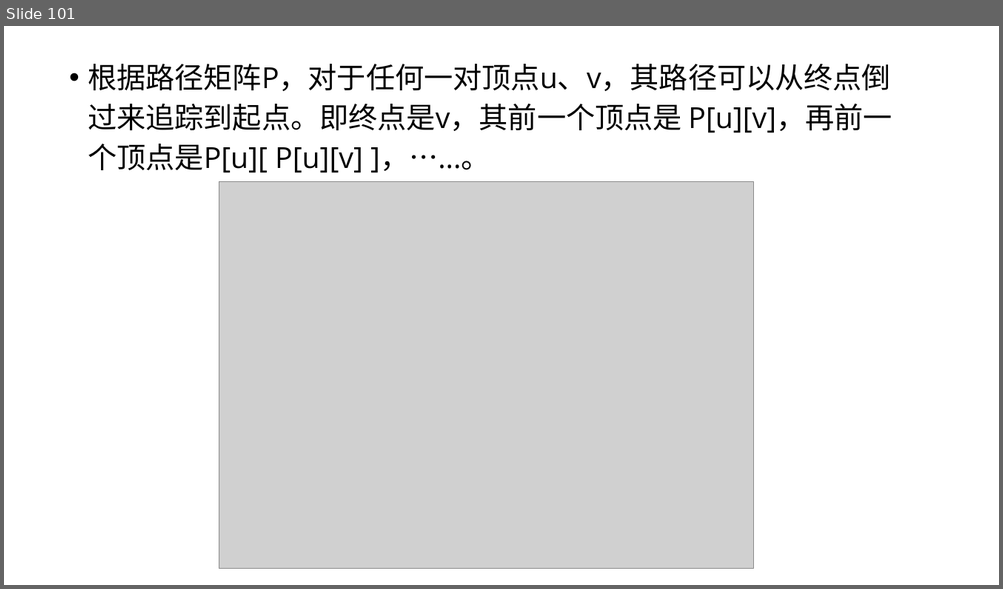
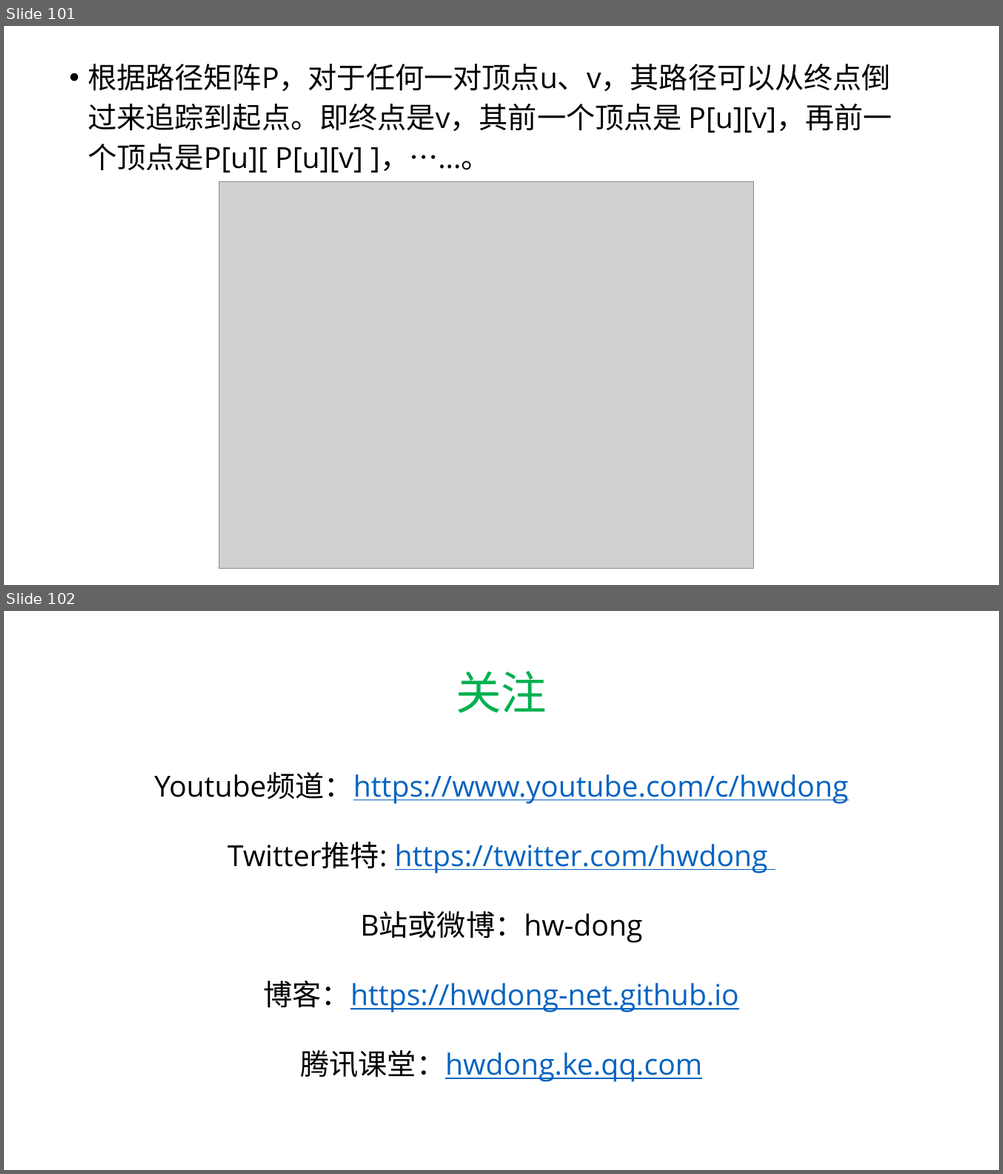
Before and after one commit to hwdong-net/cplusplus17, a slide deck: ppt/第5章 复合类型.pptx. Shown one above the other, each under a label of ours: slide 101 before the commit, slides 101 and 102 after it. The pictures are 1003x589 and 1003x1174 pixels, drawn with LibreOffice and Linux fonts; fonts in the diff are those of the drawing; grey boxes stand for pictures. Boxes give left, top, right and bottom in pixels: in the first picture for what was removed or moved away, otherwise in the second. Text is boxed around its words. In the diff, an @@ line names an element or a change of style, - is before the commit and + after.

```diff
--- a/ppt/第5章 复合类型.pptx
+++ b/ppt/第5章 复合类型.pptx
@@ slide 102 added at box(4, 611, 999, 1170), background #FFFFFF @@
@@ title added at box(455, 671, 546, 713), 44 pt, text #00B050 @@
+关注
@@ text added at box(154, 772, 848, 1082), 28 pt, text #0563C1, underline @@
+Youtube频道：https://www.youtube.com/c/hwdong
+Twitter推特: https://twitter.com/hwdong
+B站或微博：hw-dong
+博客：https://hwdong-net.github.io
+腾讯课堂：hwdong.ke.qq.com
```
